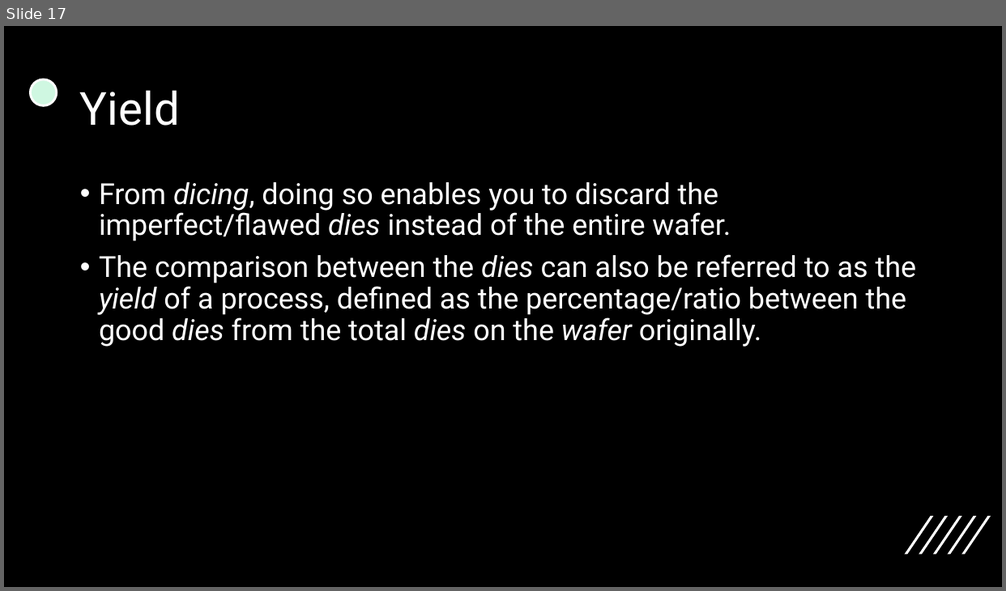
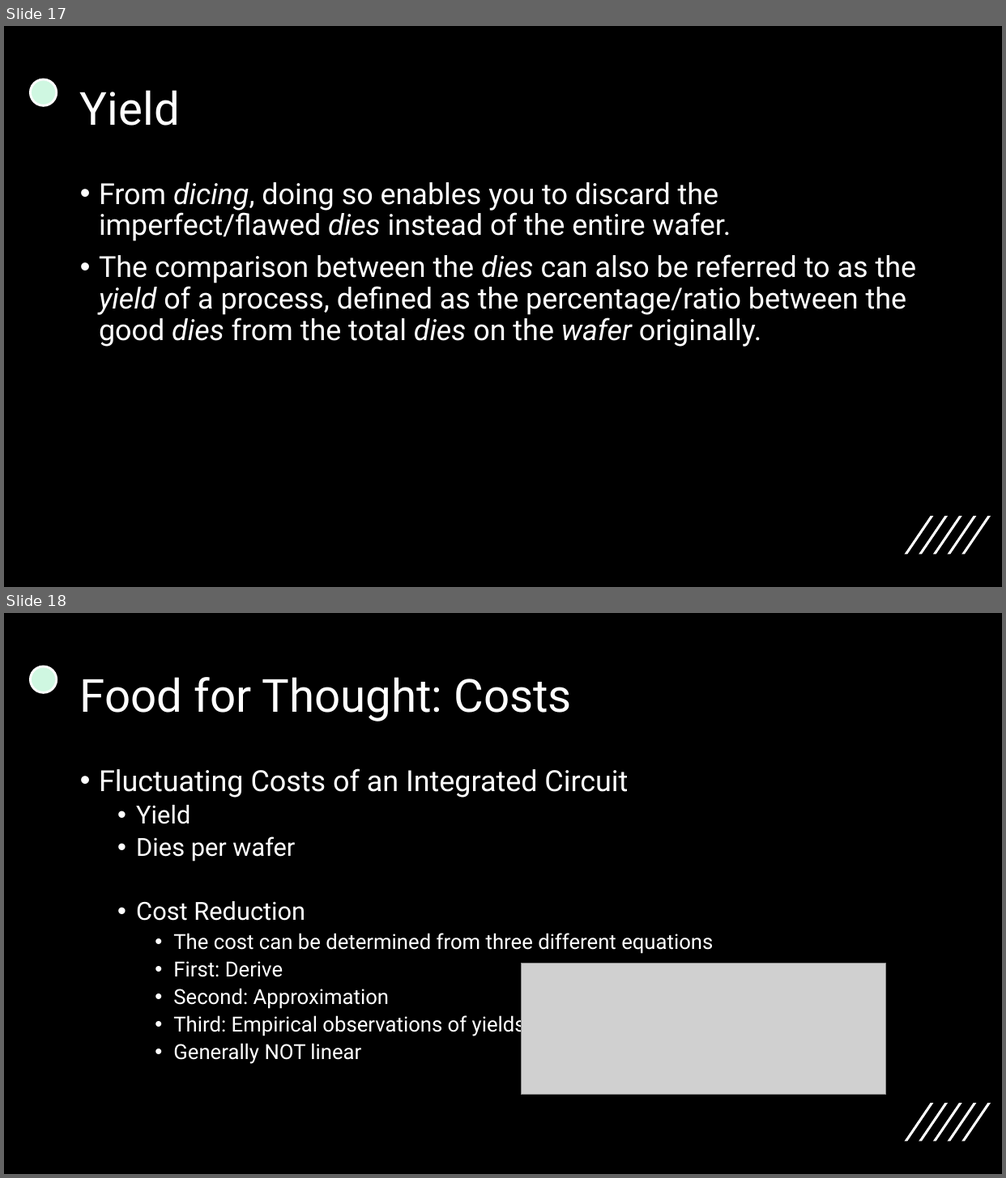
Before and after one commit to 00bayz/csci370_presentations, a slide deck: csci370_ch1_presentation.pptx. Shown one above the other, each under a label of ours: slide 17 before the commit, slides 17 and 18 after it. The pictures are 1006x591 and 1006x1178 pixels, drawn with LibreOffice and Linux fonts; fonts in the diff are those of the drawing; grey boxes stand for pictures. Boxes give left, top, right and bottom in pixels: in the first picture for what was removed or moved away, otherwise in the second. Text is boxed around its words. In the diff, an @@ line names an element or a change of style, - is before the commit and + after.

Commit message:
Conclusion/Concluding Food for Thought

```diff
--- a/csci370_ch1_presentation.pptx
+++ b/csci370_ch1_presentation.pptx
@@ slide 18 added at (x1=4, y1=613, x2=1002, y2=1174), background #000000; not listed: 6 template elements that a slide beside it also shows @@
@@ title added at (x1=80, y1=677, x2=572, y2=722), 44 pt, text #FFFFFF @@
+Food for Thought: Costs
@@ text added at (x1=99, y1=769, x2=713, y2=1064), 20 pt, text #FFFFFF @@
+• Fluctuating Costs of an Integrated Circuit
+  • Yield
+  • Dies per wafer
+  • Cost Reduction
+    • The cost can be determined from three different equations
+    • First: Derive
+    • Second: Approximation
+    • Third: Empirical observations of yields
+    • Generally NOT linear
@@ picture added at (x1=522, y1=964, x2=886, y2=1094) @@
```
Also in this commit, not shown: 1 slide removed.
